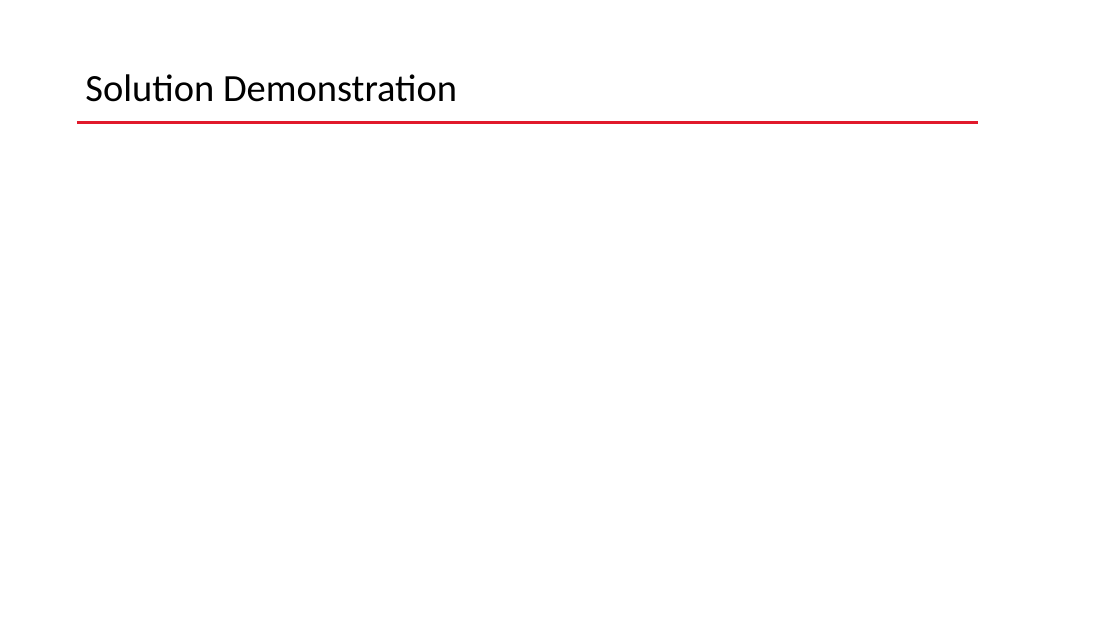
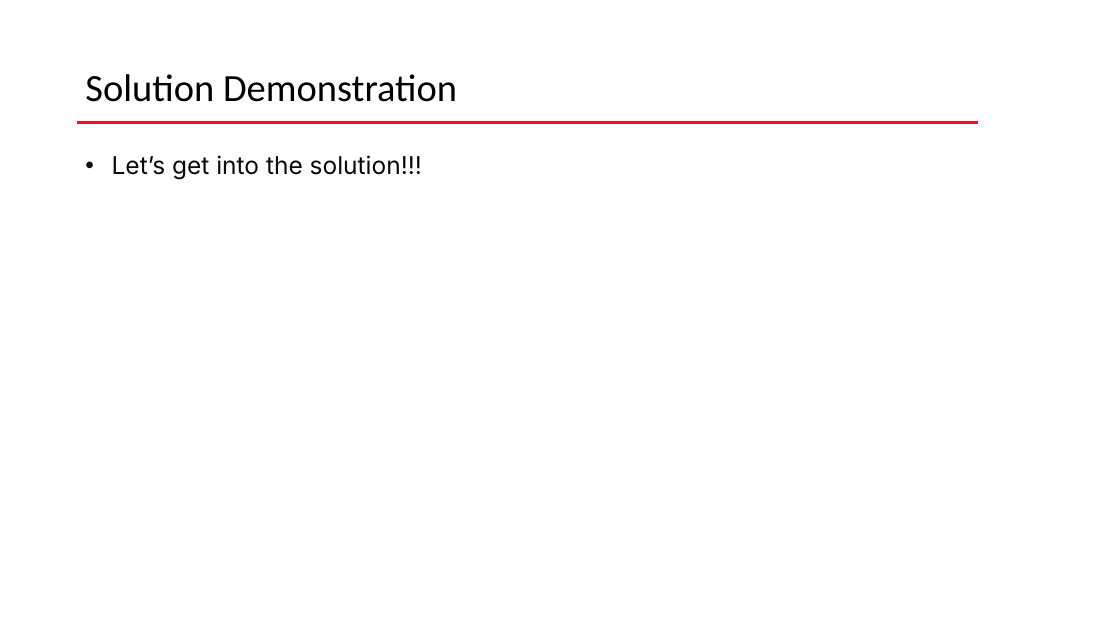
Before and after one commit to SizhiChen/5008-inClass-Presentation, a slide deck: slide 7 of presentation.pptx. Drawn at 1120x630 pixels with LibreOffice and Linux fonts; fonts in the diff are those of the drawing; background and template pictures are left out. Boxes give left, top, right and bottom in pixels: in the first picture for what was removed or moved away, otherwise in the second. Text is boxed around its words. In the diff, an @@ line names an element or a change of style, - is before the commit and + after.

```diff
--- a/presentation.pptx
+++ b/presentation.pptx
@@ text added at [112, 155, 422, 180], 21 pt, text #0A0A0A @@
+• Let’s get into the solution!!!
```
Also in this commit, not shown: 1 other slide changed.
